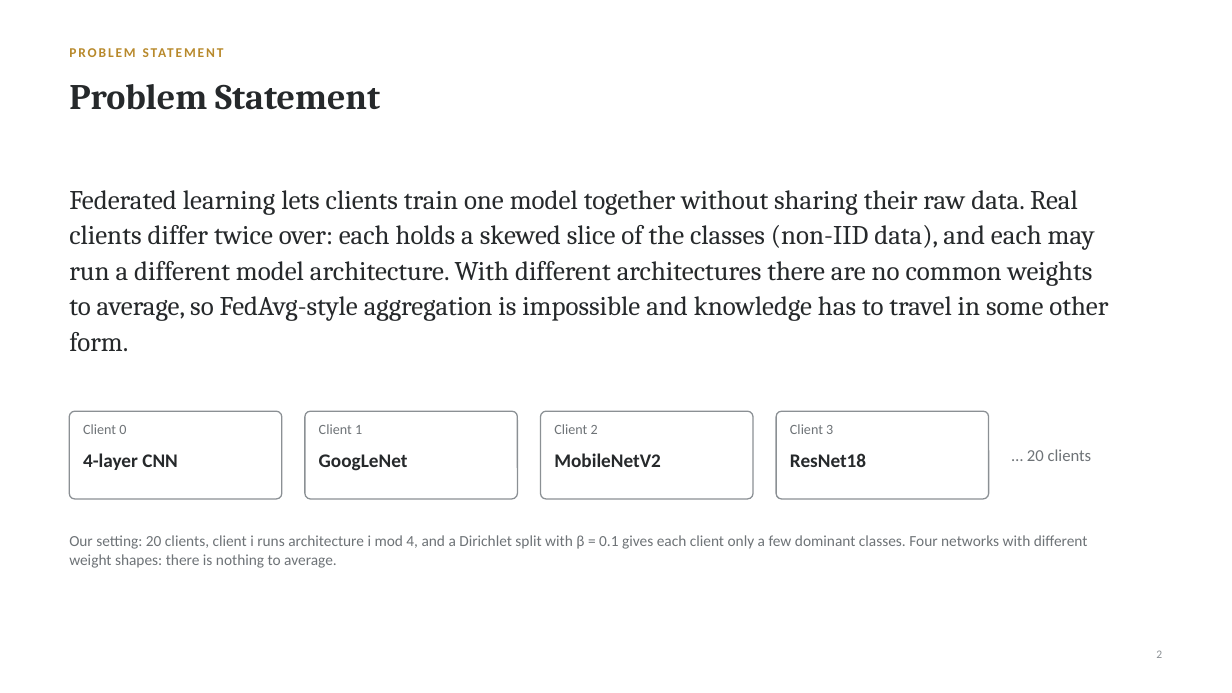
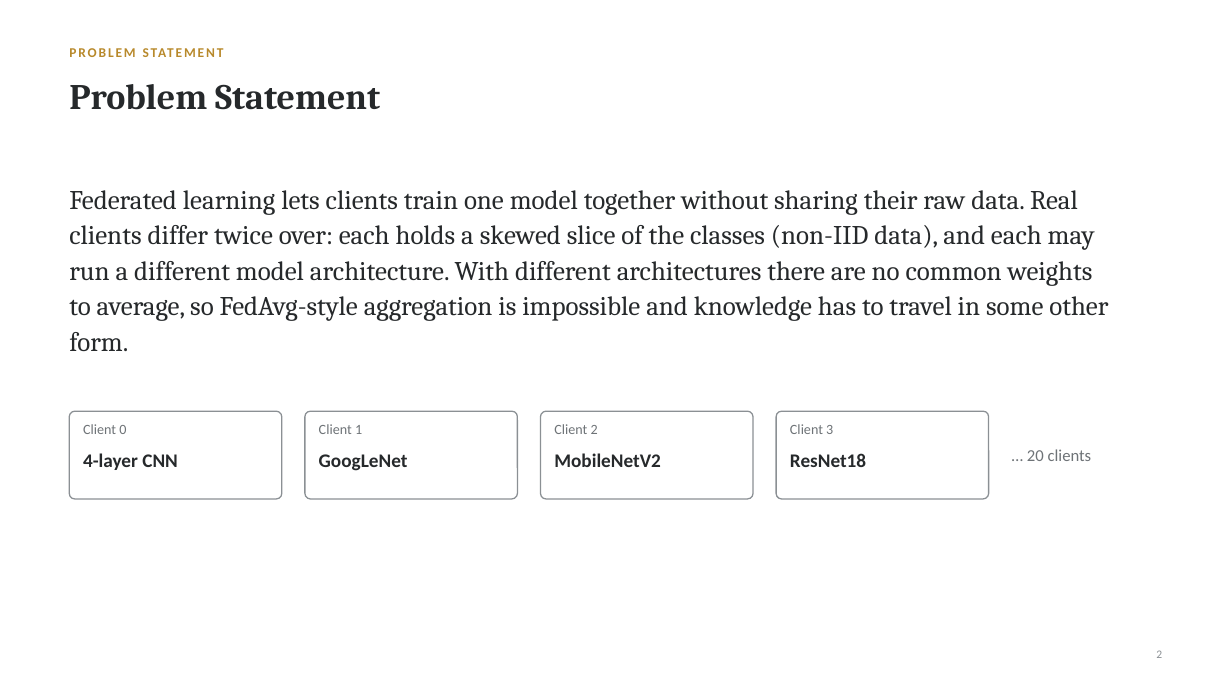
Before and after one commit to md25052007/Fed-GDBD-for-HtFL, a slide deck: slide 2 of presentation/Fed-GDBD_Final_Evaluation.pptx. Drawn at 1232x693 pixels with LibreOffice and Linux fonts; fonts in the diff are those of the drawing. Boxes give left, top, right and bottom in pixels: in the first picture for what was removed or moved away, otherwise in the second. Text is boxed around its words. In the diff, an @@ line names an element or a change of style, - is before the commit and + after.

```diff
--- a/presentation/Fed-GDBD_Final_Evaluation.pptx
+++ b/presentation/Fed-GDBD_Final_Evaluation.pptx
@@ text removed at <box>69,535,1088,568</box> @@
-Our setting: 20 clients, client i runs architecture i mod 4, and a Dirichlet split with β = 0.1 gives each client only a few dominant classes. Four networks with different weight shapes: there is nothing to average.
```
Also in this commit, not shown: 12 other slides changed, 9 other files.
